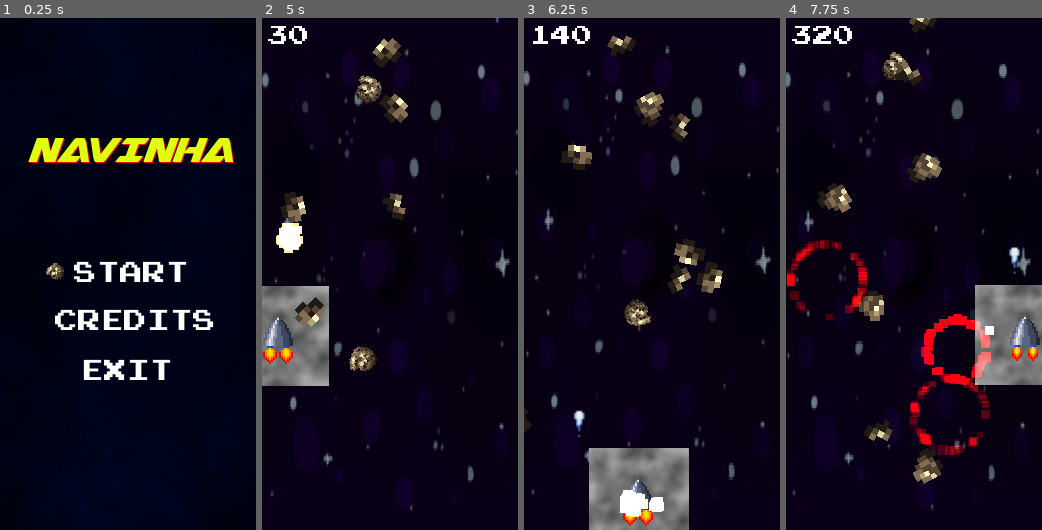
Above: before the commit, frames 1-4 (left to right).
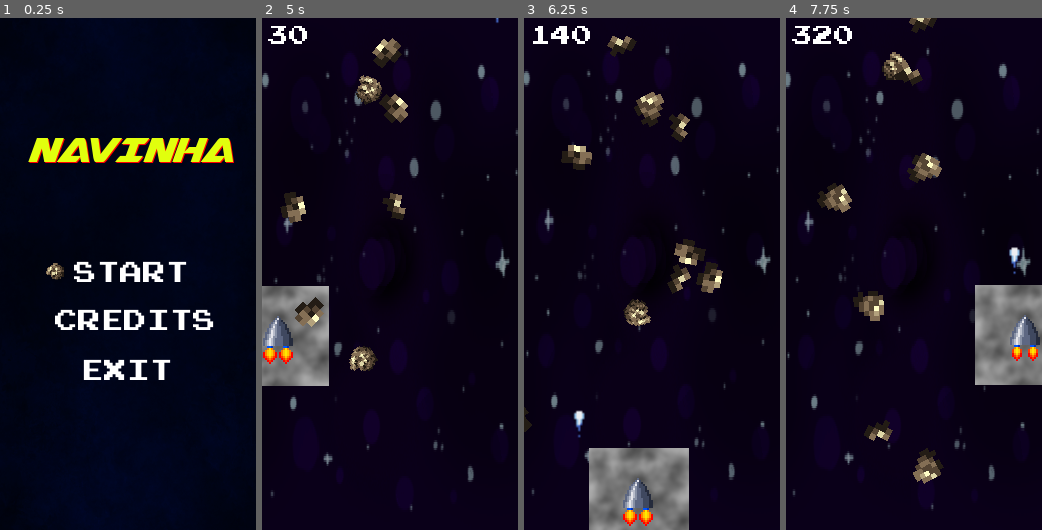
Above: after the commit, the same moments.

Repository: PedroUchoa/Godot-Navinha
Game: Godot game, scene res://Cenas/Menu.tscn
Two runs of this game, one before a commit and one after it. Both use one fixed random seed, a clock stepped at 60 frames per second and the inputs below.
Inputs:
- Up to frame 1 (0.25 s): no input
- Up to frame 2 (5 s): tap Enter (ui_accept) at 0.5, 0.77, 1.25, 1.52, 3.02, 3.77, 4.52 s; hold Right (ui_right) 0.53-1.28 s; hold Down (ui_down) 1.28-2.03 s; hold Right (ui_right) 2.03-2.78 s; hold Up (ui_up) 2.78-3.53 s; hold Left (ui_left) from 3.53 s (still down)
- Up to frame 3 (6.25 s): release Left (ui_left) at 5.03 s; hold Down (ui_down) 5.03-5.78 s; hold Right (ui_right) from 5.78 s (still down); tap Enter (ui_accept) at 6.02 s
- Up to frame 4 (7.75 s): release Right (ui_right) at 6.53 s; hold Up (ui_up) 6.53-7.28 s; tap Enter (ui_accept) at 6.77, 7.52 s; hold Right (ui_right) from 7.28 s (still down)

The runs differ from the first frame. In frame 2, 0.5% of the frame differs, in the area x 5-17%, y 40-46%; in frame 3, 0.6%; in frame 4, 3.5%, in the area x 0-82%, y 43-86%.

Commit message:
Add: Background sound

Diff:
--- a/Cenas/Creditos.tscn
+++ b/Cenas/Creditos.tscn
@@ -29,3 +29,6 @@
 text = "Jogo feito por
 João Pedro Uchôa"
 align = 1
+__meta__ = {
+"_edit_use_anchors_": true
+}
--- a/Cenas/Game_Over.tscn
+++ b/Cenas/Game_Over.tscn
@@ -18,6 +18,13 @@
 [sub_resource type="DynamicFont" id=9]
 size = 23
 font_data = SubResource( 3 )
+
+[sub_resource type="DynamicFontData" id=1]
+font_path = "res://Fonte/PrStart.ttf"
+
+[sub_resource type="DynamicFont" id=10]
+size = 14
+font_data = SubResource( 1 )
 
 [node name="Game_Over" type="Node2D"]
 script = ExtResource( 3 )
@@ -79,4 +86,19 @@
 [node name="Timer" type="Timer" parent="."]
 wait_time = 0.1
 
+[node name="credits" type="Node2D" parent="."]
+
+[node name="Label" type="Label" parent="credits"]
+margin_left = -13.0
+margin_top = 143.0
+margin_right = 275.0
+margin_bottom = 184.0
+custom_fonts/font = SubResource( 10 )
+text = "Jogo feito por
+João Pedro Uchôa"
+align = 1
+__meta__ = {
+"_edit_use_anchors_": true
+}
+
 [connection signal="timeout" from="Timer" to="." method="_on_Timer_timeout"]
--- a/Cenas/Jogo.tscn
+++ b/Cenas/Jogo.tscn
@@ -10,6 +10,7 @@
 [ext_resource path="res://Scripts/Canvas.gd" type="Script" id=8]
 [ext_resource path="res://Cenas/Escudo.tscn" type="PackedScene" id=9]
 [ext_resource path="res://Scripts/Jogo.gd" type="Script" id=10]
+[ext_resource path="res://Sounds/Background_Music.wav" type="AudioStream" id=11]
 
 [sub_resource type="Shader" id=3]
 code = "shader_type canvas_item;
@@ -150,6 +151,11 @@
 custom_fonts/font = SubResource( 6 )
 text = "0"
 
+[node name="AudioStreamPlayer" type="AudioStreamPlayer" parent="."]
+stream = ExtResource( 11 )
+volume_db = -20.0
+autoplay = true
+
 [connection signal="area_entered" from="Navinha/Area2D" to="Navinha" method="_on_Area2D_area_entered"]
 [connection signal="area_entered" from="Navinha/Morte" to="Navinha" method="_on_Morte_area_entered"]
 [connection signal="timeout" from="Inimigos/Timer" to="Inimigos" method="_on_Timer_timeout"]
--- a/Scripts/Inimigos.gd
+++ b/Scripts/Inimigos.gd
@@ -1,7 +1,7 @@
 extends Node2D
 
 const PRE_METEORO = preload("res://Cenas/Meteoro.tscn")
-const PRE_EXPLOSAO = preload("res://Cenas/Explosão.tscn")
+const PRE_EXPLOSAO = preload("res://Cenas/Explosion.tscn")
 
 
 export(NodePath) var nave
--- a/Scripts/Jogo.gd
+++ b/Scripts/Jogo.gd
@@ -7,8 +7,7 @@
 
 
 # Called when the node enters the scene tree for the first time.
-func _ready():
-	pass # Replace with function body.
+
 
 
 # Called every frame. 'delta' is the elapsed time since the previous frame.
--- a/project.godot
+++ b/project.godot
@@ -13,6 +13,10 @@
 config/name="Navinha"
 run/main_scene="res://Cenas/Menu.tscn"
 config/icon="res://icon.png"
+
+[autoload]
+
+MusicContrler="*res://Cenas/MusicContrler.tscn"
 
 [display]
 
@@ -33,4 +37,5 @@
 
 [rendering]
 
+quality/driver/driver_name="GLES2"
 environment/default_environment="res://default_env.tres"
Not shown: 1 places in Cenas/Creditos.tscn that only renumber resources
Renamed: Cenas/Explosão.tscn -> Cenas/Explosion.tscn
Not shown: 1 places in Cenas/Game_Over.tscn that only renumber resources
Not shown: 1 places in Cenas/Jogo.tscn that only renumber resources
Not shown, added: Sounds/Background_Music.wav.import
Not shown, added: Sounds/Background_Music.wav
